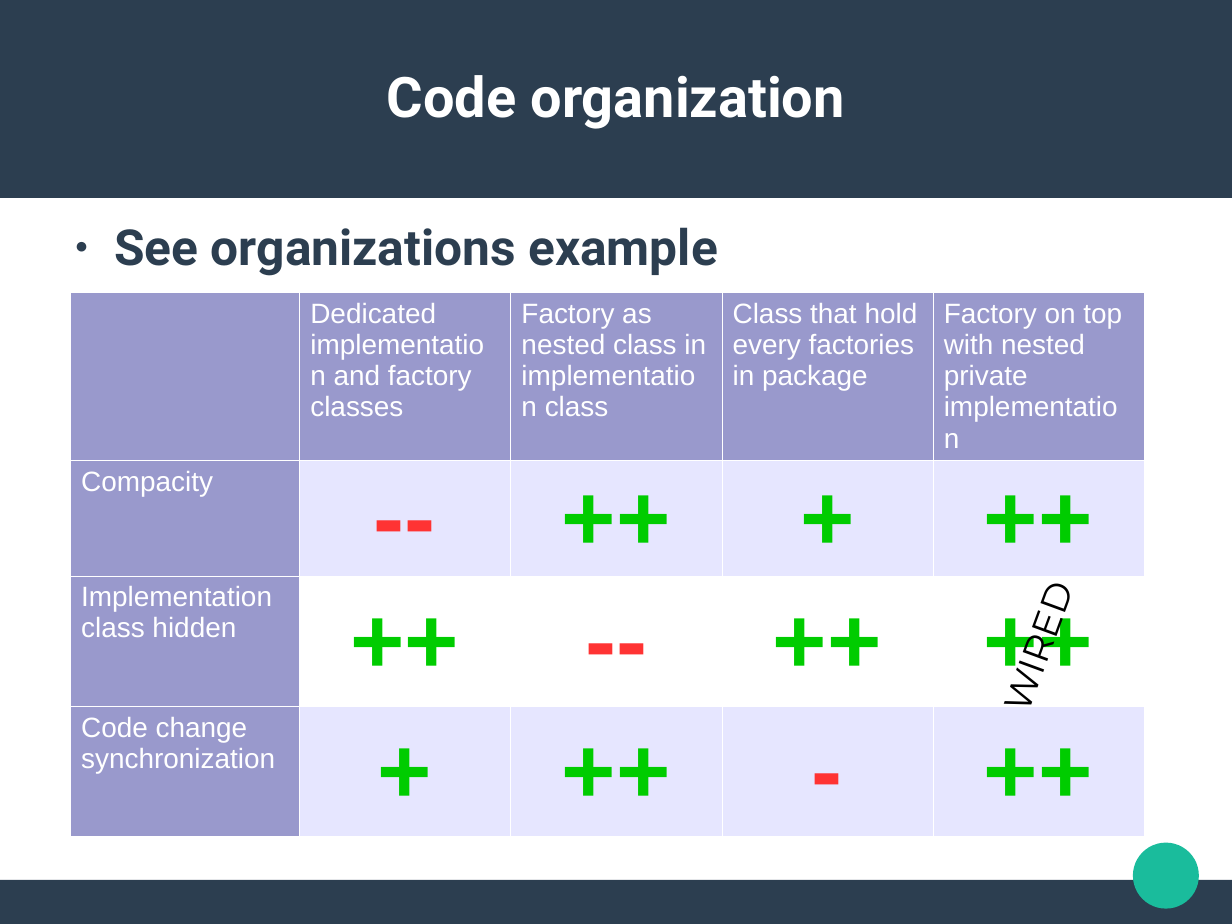
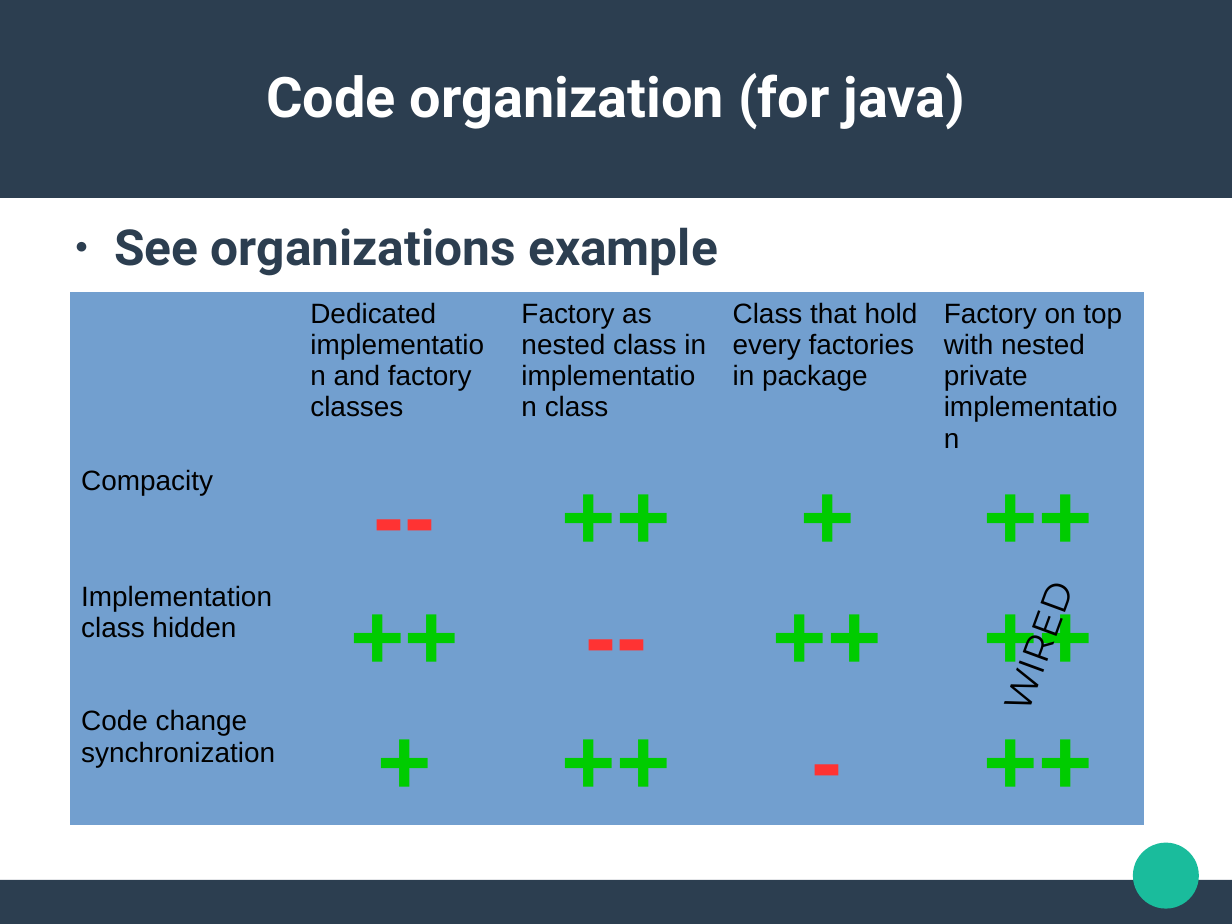
Before and after one commit to jldelarbre/lectureNotes, a slide deck: slide 11 of Slides/lesson2/ReusableModularCode.odp (slide 8 before the commit). Drawn at 1232x924 pixels with LibreOffice and Linux fonts; fonts in the diff are those of the drawing. Boxes give left, top, right and bottom in pixels: in the first picture for what was removed or moved away, otherwise in the second. Text is boxed around its words. In the diff, an @@ line names an element or a change of style, - is before the commit and + after.

```diff
--- a/Slides/lesson2/ReusableModularCode.odp
+++ b/Slides/lesson2/ReusableModularCode.odp
@@ title at (266,73,965,129): text changed @@
-Code organization
+Code organization (for java)
@@ table at (70,292,1145,836) @@
@@ fill #9999CC to #729FCF in 8 cells @@
@@ fill #E6E6FF to #729FCF in 8 cells @@
@@ fill #FFFFFF to #729FCF in 4 cells @@
@@ text colour #FFFFFF to #000000 @@
@@ borders changed @@
```
Also in this commit, not shown: 1 other slide changed, 1 slide added, 21 other files.
